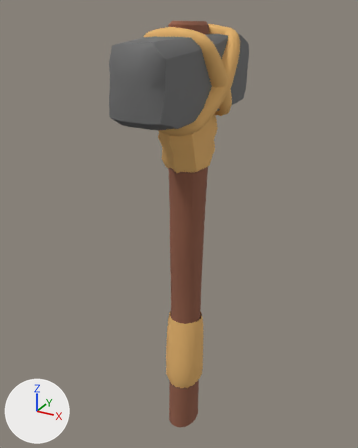
The Blender file Assets/Graphics/Models/Stone_Hammer.blend as it was, and as the next commit left it.
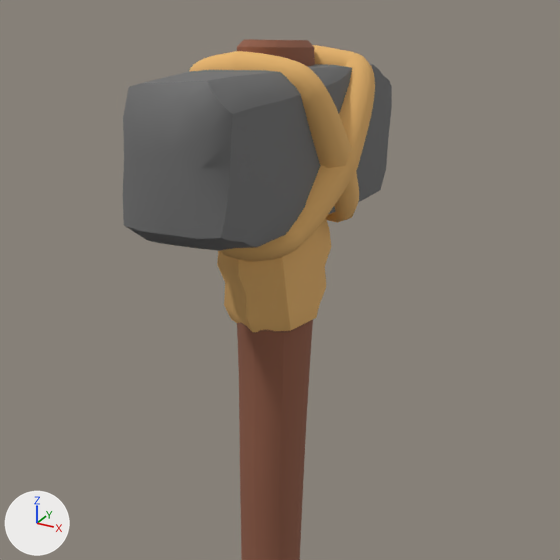
Each version is shown whole from a 50 mm camera at (0.808, -1.527, 1.049) aimed at (-0.044, 0.022, 0.274), then close up on the part from 13% to 94% of the width and 0% to 65% of the height. Arrows for +X, +Y and +Z are at lower left; the lights stay in place. The last two pictures show the newer version.

Names of what the first close-up shows: 'Axe', 'Axe_Handles', 'Axe_Rope'.
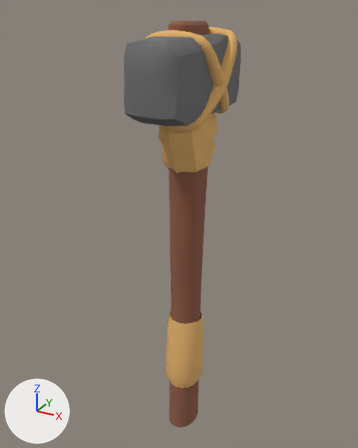
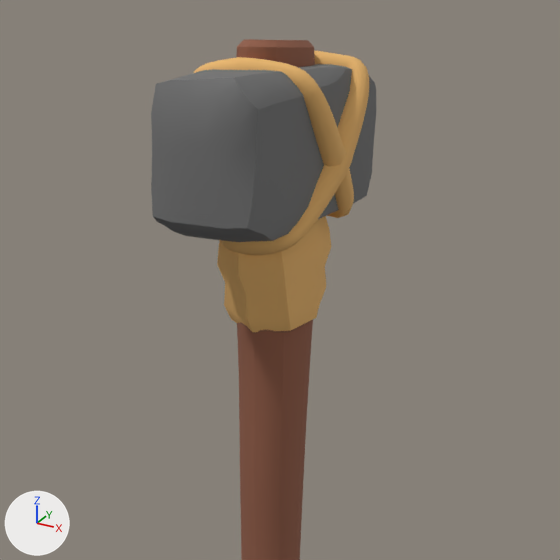
Commit message: Stone Tools Finalize

Boxes (x1, y1, x2, y2) around the edits, measured in the close-ups (560 x 560 px; the box of a moved part takes in the faces that stretch with it):
'Axe', reshaped: before (123, 39, 392, 560); after (151, 39, 376, 560)
'Axe_Rope', reshaped: before (189, 45, 375, 262); after (194, 51, 369, 255)
part 1 of me_axe, moved or reshaped: before (123, 64, 392, 251); after (151, 65, 376, 242)

Patch to the scene script:
```diff
--- a/Assets/Graphics/Models/Stone_Hammer.blend.py
+++ b/Assets/Graphics/Models/Stone_Hammer.blend.py
@@ me_axe @@
 # used by ob_axe; location = (0.0, 0.0, 0.0); rotation_euler = (1.571, 0.0, 0.0), in degrees (90, 0, 0)
-me_axe.from_pydata(...)  # 102 vertices, 93 faces; spans x -0.1..0.1, y -0.64..1.01, z -0.34..0.34
+me_axe.from_pydata(...)  # 102 vertices, 93 faces; spans x -0.1..0.1, y -0.64..1.01, z -0.26..0.26
+# me_axe part 1: the loose piece of 20 vertices spanning x -0.1..0.1, y 0.7..0.96, z -0.34..0.34 is scaled about its middle by (1, 1, 0.759)
 me_axe.materials.append(mat_iron_1)
@@ cu_béziercircle_004 @@
 for _p, _l, _r in zip(_sp.bezier_points, ['ALIGNED', 'ALIGNED', 'ALIGNED', 'ALIGNED', 'ALIGNED', 'ALIGNED', 'ALIGNED', 'ALIGNED', 'ALIGNED'], ['ALIGNED', 'ALIGNED', 'ALIGNED', 'ALIGNED', 'ALIGNED', 'ALIGNED', 'ALIGNED', 'ALIGNED', 'ALIGNED']): _p.handle_left_type = _l; _p.handle_right_type = _r
-_sp.bezier_points.foreach_set('radius', [0.47, 0.305, 0.305, 0.414, 0.305, 0.459, 0.305, 0.378, 0.305])
+_sp.bezier_points.foreach_set('radius', [0.334, 0.217, 0.217, 0.295, 0.217, 0.327, 0.217, 0.269, 0.217])
 _sp.order_u = 0
@@ cu_béziercircle_004 @@
 for _p, _l, _r in zip(_sp.bezier_points, ['ALIGNED', 'ALIGNED', 'ALIGNED', 'ALIGNED', 'ALIGNED', 'ALIGNED', 'ALIGNED', 'ALIGNED', 'ALIGNED'], ['ALIGNED', 'ALIGNED', 'ALIGNED', 'ALIGNED', 'ALIGNED', 'ALIGNED', 'ALIGNED', 'ALIGNED', 'ALIGNED']): _p.handle_left_type = _l; _p.handle_right_type = _r
-_sp.bezier_points.foreach_set('radius', [0.305, 0.42, 0.305, 0.443, 0.305, 0.515, 0.305, 0.39, 0.305])
+_sp.bezier_points.foreach_set('radius', [0.217, 0.299, 0.217, 0.315, 0.217, 0.366, 0.217, 0.277, 0.217])
 _sp.order_u = 0
```
